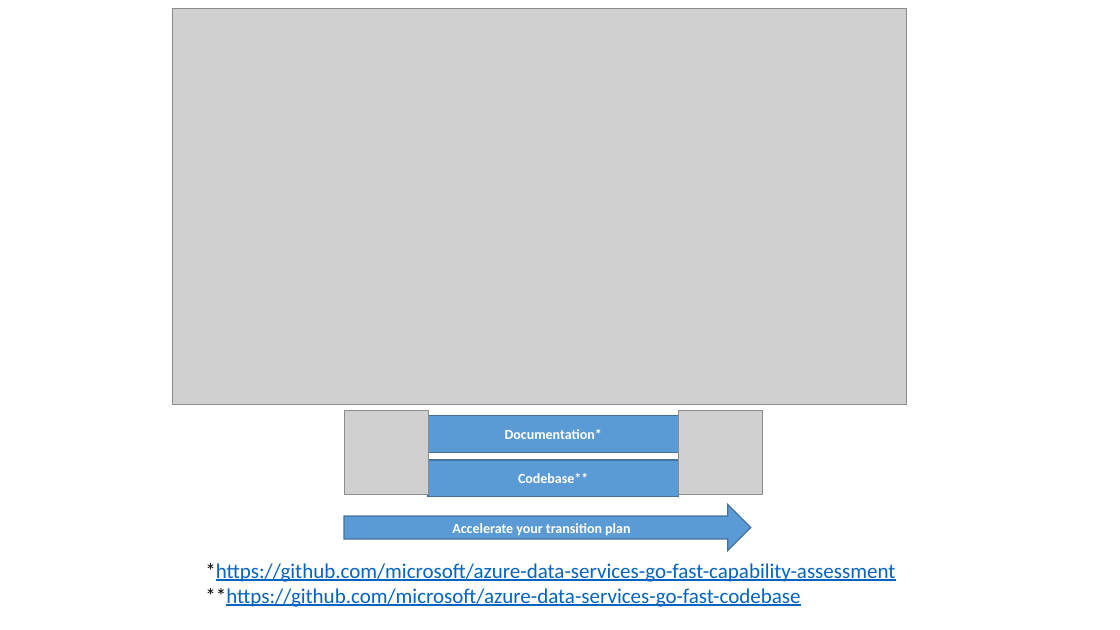
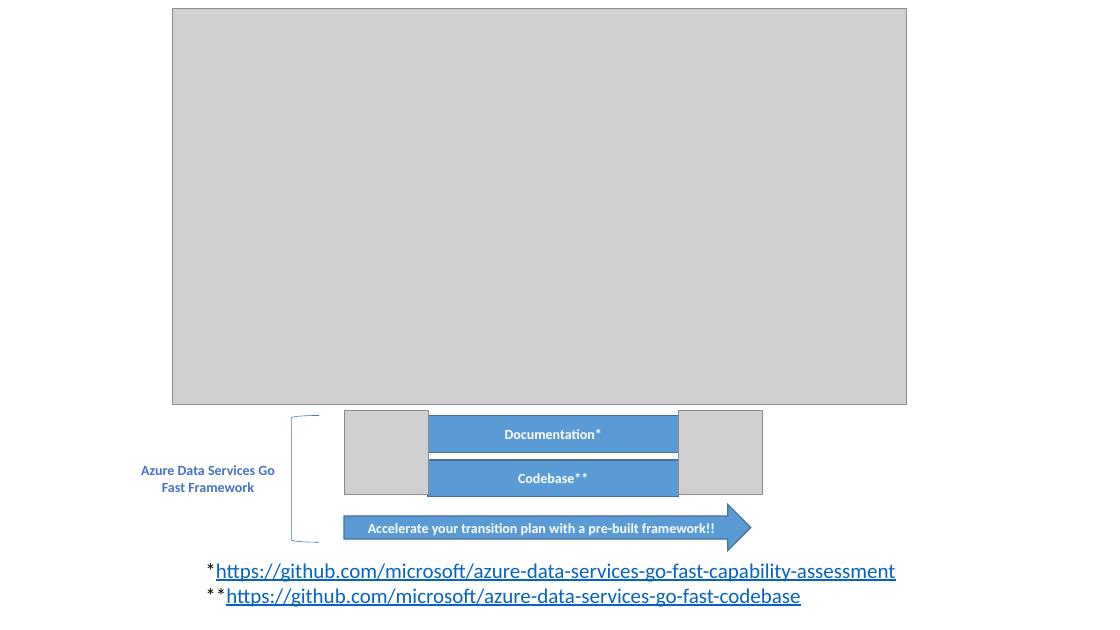
Before and after one commit to microsoft/azure-data-services-go-fast-documentation, a slide deck: slide 3 of supportingfiles/Diagrams.pptx. Drawn at 1120x630 pixels with LibreOffice and Linux fonts; fonts in the diff are those of the drawing; grey boxes stand for pictures. Boxes give left, top, right and bottom in pixels: in the first picture for what was removed or moved away, otherwise in the second. Text is boxed around its words. In the diff, an @@ line names an element or a change of style, - is before the commit and + after.

```diff
--- a/supportingfiles/Diagrams.pptx
+++ b/supportingfiles/Diagrams.pptx
@@ left bracket added at (292,416,319,543), outline #4472C4 0.5 pt @@
@@ text added at (141,465,274,492), 12 pt, text #4472C4, bold @@
+Azure Data Services Go Fast Framework
@@ text in right arrow at (368,523,715,535): text changed @@
-Accelerate your transition plan
+Accelerate your transition plan with a pre-built framework!!
```
Also in this commit, not shown: 1 other file.
